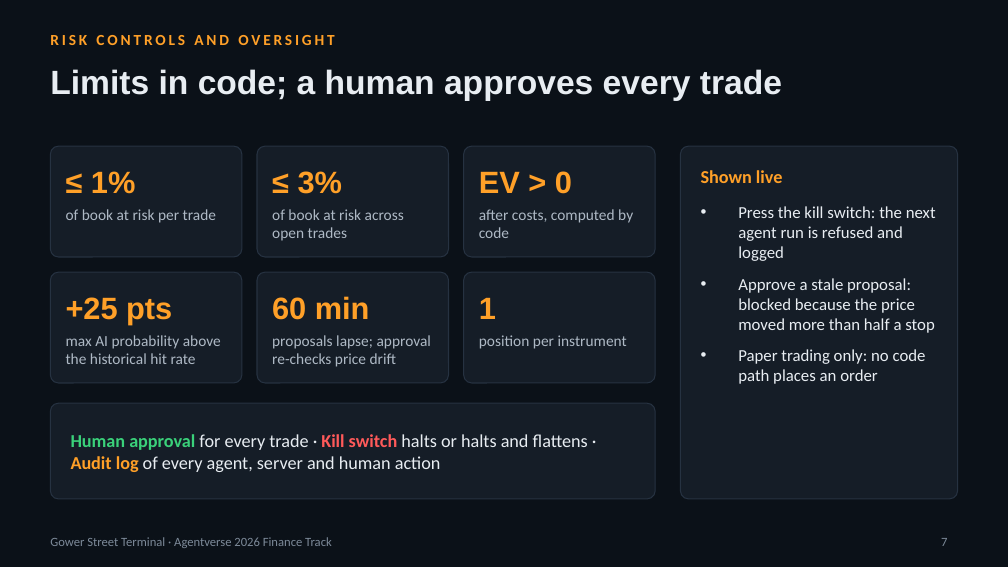
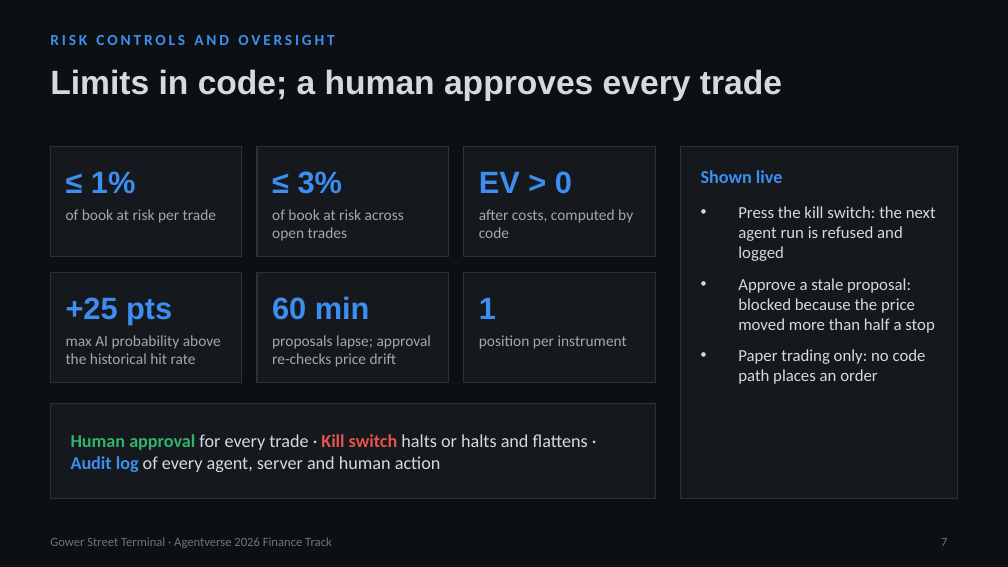
Before and after one commit to itsaminzare/gower-street-terminal, a slide deck: slide 7 of deck/Gower-Street-Terminal-pitch.pptx. Drawn at 1008x567 pixels with LibreOffice and Linux fonts; fonts in the diff are those of the drawing. Boxes give left, top, right and bottom in pixels: in the first picture for what was removed or moved away, otherwise in the second. Text is boxed around its words. In the diff, an @@ line names an element or a change of style, - is before the commit and + after.

```diff
--- a/deck/Gower-Street-Terminal-pitch.pptx
+++ b/deck/Gower-Street-Terminal-pitch.pptx
@@ background #0B1118 to #0D1013 @@
@@ title "Limits in code; a human ..." at box(50, 69, 782, 101): text colour #E8EDF2 to #D5DAE0 @@
@@ rounded rectangle to rectangle; fill #151D27 to #15181C; outline #263241 0.75 pt to #2B3138 0.75 pt in 8 elements at box(50, 146, 242, 257), box(257, 146, 449, 257), box(464, 146, 655, 257), box(50, 272, 242, 383), box(257, 272, 449, 383), box(464, 272, 655, 383), box(50, 403, 655, 499), box(680, 146, 958, 499) @@
@@ text colour #FFA028 to #3D8EF0 in 8 elements at box(50, 35, 334, 45), box(91, 171, 135, 194), box(298, 171, 342, 194), box(479, 171, 572, 194), box(66, 297, 172, 325), box(272, 296, 370, 320), box(479, 298, 496, 319), box(701, 170, 782, 183) @@
@@ text "Press the kill switch: the ..." at box(738, 206, 936, 384): text colour #E8EDF2 to #D5DAE0 @@
@@ text colour #AEB9C5 to #A0A8B1 in 6 elements at box(66, 209, 216, 223), box(272, 209, 404, 241), box(479, 209, 633, 238), box(66, 335, 221, 364), box(272, 335, 431, 367), box(479, 335, 627, 349) @@
@@ text "Human approval for every trade ..." at box(71, 434, 588, 472): text colour #3AD17A to #2FB36D in "Human approval"; text colour #E8EDF2 to #D5DAE0 in "for every trade · halts or halts ..."; text colour #FF5A5A to #E5534B in "Kill switch"; text colour #FFA028 to #3D8EF0 in "Audit log" @@
@@ text "Gower Street Terminal · Agentverse ..." at box(50, 537, 332, 548): text colour #7D8A99 to #6C757F @@
@@ page number at box(941, 538, 947, 546): text colour #7D8A99 to #6C757F @@
```
Also in this commit, not shown: 9 other slides changed.
